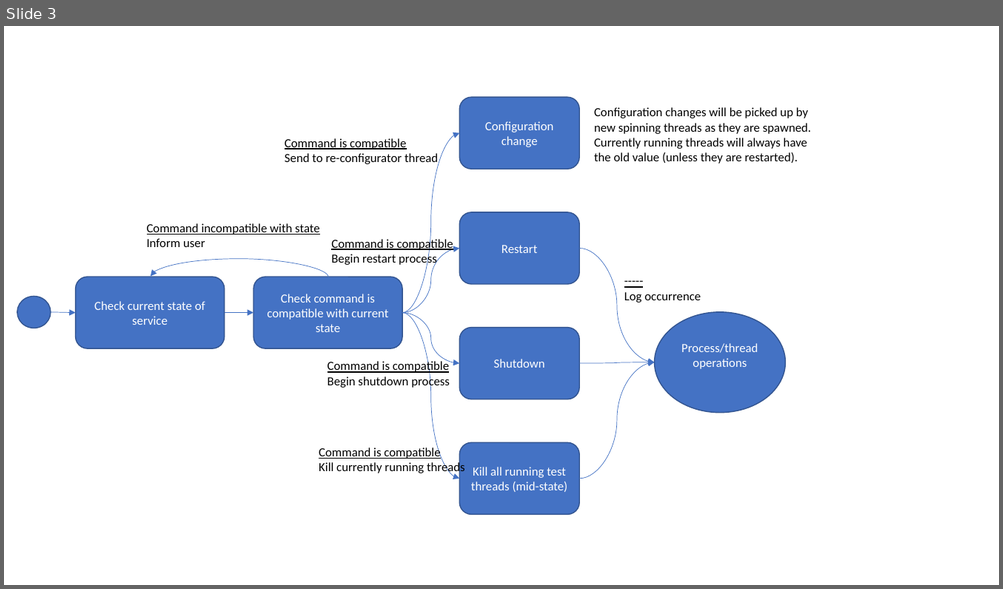
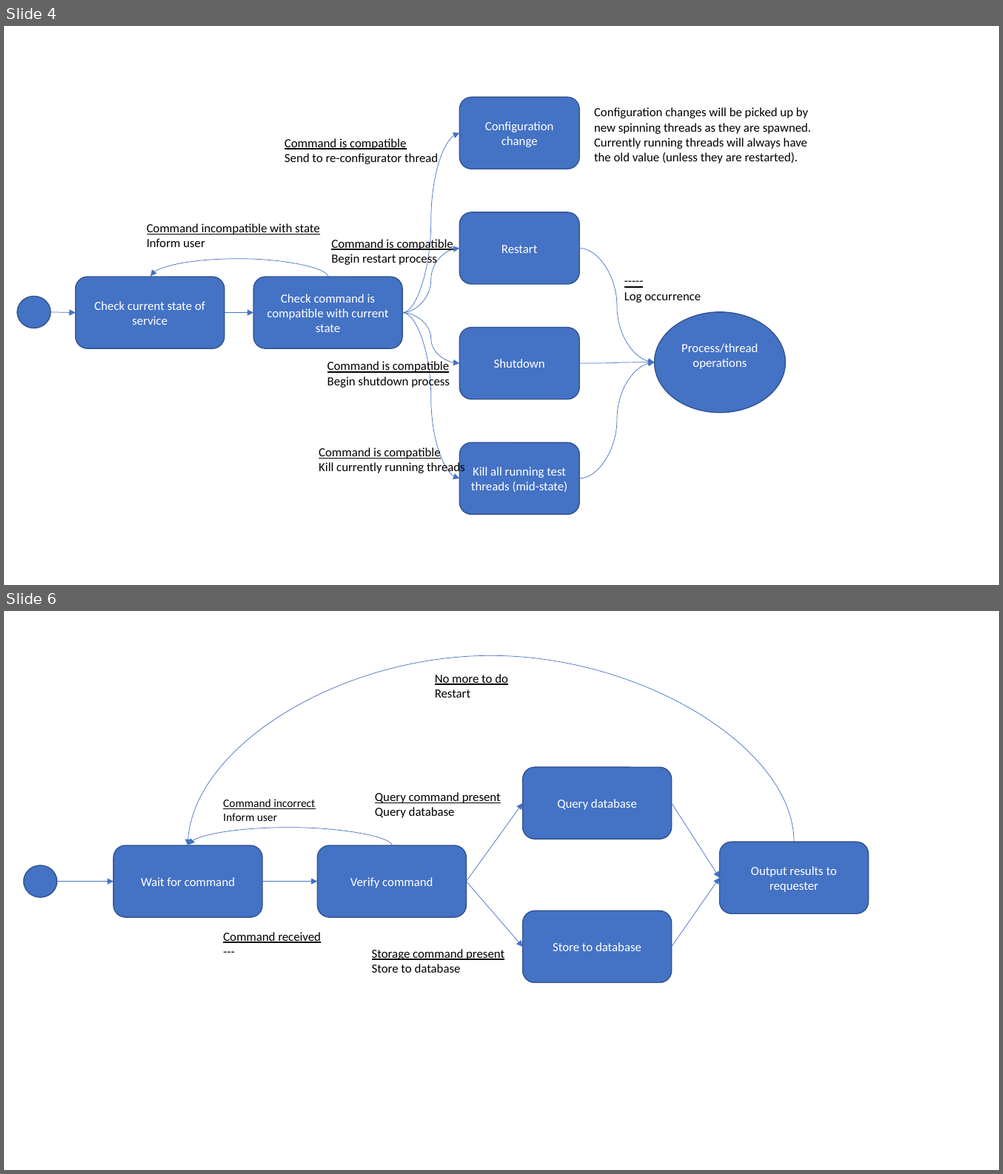
Before and after one commit to HarrisonJM/ProtocolDeveloper, a slide deck: docs/Design & Log/Designs.pptx. Shown one above the other, each under a label of ours: slide 3 before the commit, slides 4 and 6 after it; the slides between them are not shown. The pictures are 1003x589 and 1003x1174 pixels, drawn with LibreOffice and Linux fonts; fonts in the diff are those of the drawing. Boxes give left, top, right and bottom in pixels: in the first picture for what was removed or moved away, otherwise in the second. Text is boxed around its words. In the diff, an @@ line names an element or a change of style, - is before the commit and + after.

```diff
--- a/docs/Design & Log/Designs.pptx
+++ b/docs/Design & Log/Designs.pptx
@@ slide 6 added at [4, 611, 999, 1170], background #FFFFFF @@
@@ curved arrow added from (794, 843) to (188, 846), #4472C4 0.5 pt @@
@@ text added at [435, 674, 508, 698], 12 pt, text #000000, underline @@
+No more to do
+Restart
@@ rounded rectangle added at [523, 768, 671, 840], fill #4472C4, outline #325491 1 pt, 12 pt, text #FFFFFF @@
+Query database
@@ text added at [223, 799, 315, 821], 11 pt, text #000000, underline @@
+Command incorrect
+Inform user
@@ text added at [375, 792, 501, 818], 12 pt, text #000000, underline @@
+Query command present
+Query database
@@ arrow added from (466, 882) to (523, 803), #4472C4 0.5 pt @@
@@ arrow added from (671, 803) to (720, 878), #4472C4 0.5 pt @@
@@ curved arrow added from (392, 846) to (188, 846), #4472C4 0.5 pt @@
@@ rounded rectangle added at [114, 846, 262, 917], fill #4472C4, outline #325491 1 pt, 12 pt, text #FFFFFF @@
+Wait for command
@@ rounded rectangle added at [317, 846, 466, 917], fill #4472C4, outline #325491 1 pt, 12 pt, text #FFFFFF @@
+Verify command
@@ rounded rectangle added at [720, 843, 868, 914], fill #4472C4, outline #325491 1 pt, 12 pt, text #FFFFFF @@
+Output results to requester
@@ ellipse added at [23, 866, 57, 897], fill #4472C4, outline #325491 1 pt @@
@@ arrow added from (57, 882) to (114, 882), #4472C4 0.5 pt @@
@@ arrow added from (262, 882) to (317, 882), #4472C4 0.5 pt @@
@@ arrow added from (466, 882) to (523, 947), #4472C4 0.5 pt @@
@@ arrow added from (671, 947) to (720, 878), #4472C4 0.5 pt @@
@@ rounded rectangle added at [523, 911, 671, 982], fill #4472C4, outline #325491 1 pt, 12 pt, text #FFFFFF @@
+Store to database
@@ text added at [223, 932, 321, 943], 12 pt, text #000000, underline @@
+Command received
+---
@@ text added at [372, 949, 504, 973], 12 pt, text #000000, underline @@
+Storage command present
+Store to database
@@ what was slide 3 is now slide 4 @@
```
Also in this commit, not shown: 2 slides changed, 1 other slide added, 1 slide removed, 1 other file.
